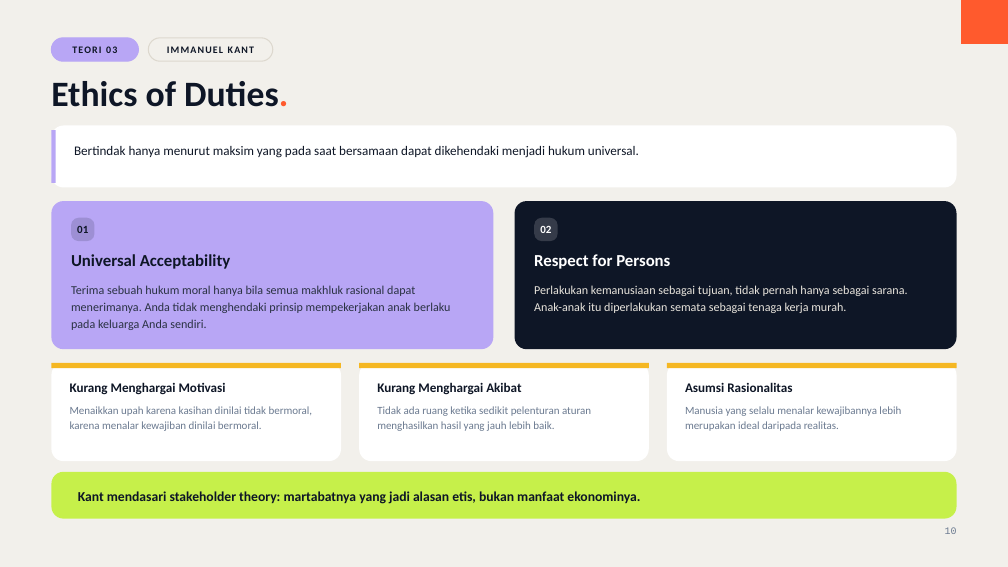
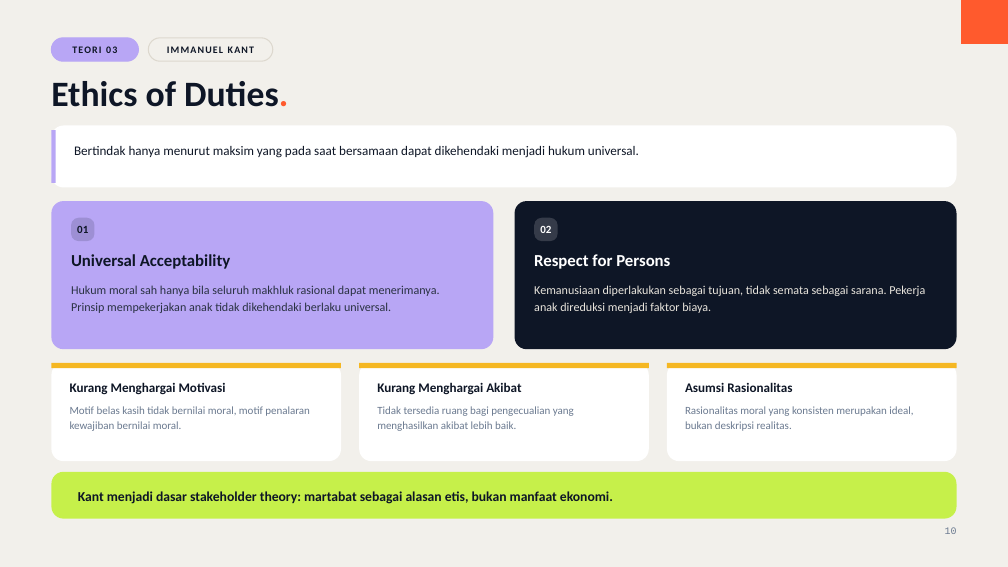
Before and after one commit to aslihabnuri/Dom-Manipulation, a slide deck: slide 10 of business-ethics/chapter-3/decks/Deck-1-Evaluating-Business-Ethics.pptx. Drawn at 1008x567 pixels with LibreOffice and Linux fonts; fonts in the diff are those of the drawing. Boxes give left, top, right and bottom in pixels: in the first picture for what was removed or moved away, otherwise in the second. Text is boxed around its words. In the diff, an @@ line names an element or a change of style, - is before the commit and + after.

```diff
--- a/business-ethics/chapter-3/decks/Deck-1-Evaluating-Business-Ethics.pptx
+++ b/business-ethics/chapter-3/decks/Deck-1-Evaluating-Business-Ethics.pptx
@@ text at box(71, 285, 440, 313): text changed @@
-Terima sebuah hukum moral hanya bila semua makhluk rasional dapat menerimanya. Anda tidak menghendaki prinsip mempekerjakan anak berlaku pada keluarga Anda sendiri.
+Hukum moral sah hanya bila seluruh makhluk rasional dapat menerimanya. Prinsip mempekerjakan anak tidak dikehendaki berlaku universal.
@@ text at box(534, 285, 925, 313): text changed @@
-Perlakukan kemanusiaan sebagai tujuan, tidak pernah hanya sebagai sarana. Anak-anak itu diperlakukan semata sebagai tenaga kerja murah.
+Kemanusiaan diperlakukan sebagai tujuan, tidak semata sebagai sarana. Pekerja anak direduksi menjadi faktor biaya.
@@ text at box(70, 406, 310, 431): text changed @@
-Menaikkan upah karena kasihan dinilai tidak bermoral, karena menalar kewajiban dinilai bermoral.
+Motif belas kasih tidak bernilai moral, motif penalaran kewajiban bernilai moral.
@@ text at box(377, 406, 574, 431): text changed @@
-Tidak ada ruang ketika sedikit pelenturan aturan menghasilkan hasil yang jauh lebih baik.
+Tidak tersedia ruang bagi pengecualian yang menghasilkan akibat lebih baik.
@@ text at box(685, 406, 913, 431): text changed @@
-Manusia yang selalu menalar kewajibannya lebih merupakan ideal daripada realitas.
+Rasionalitas moral yang konsisten merupakan ideal, bukan deskripsi realitas.
@@ text at box(78, 491, 613, 504): text changed @@
-Kant mendasari stakeholder theory: martabatnya yang jadi alasan etis, bukan manfaat ekonominya.
+Kant menjadi dasar stakeholder theory: martabat sebagai alasan etis, bukan manfaat ekonomi.
```
Also in this commit, not shown: 20 other slides changed, 5 other files.
